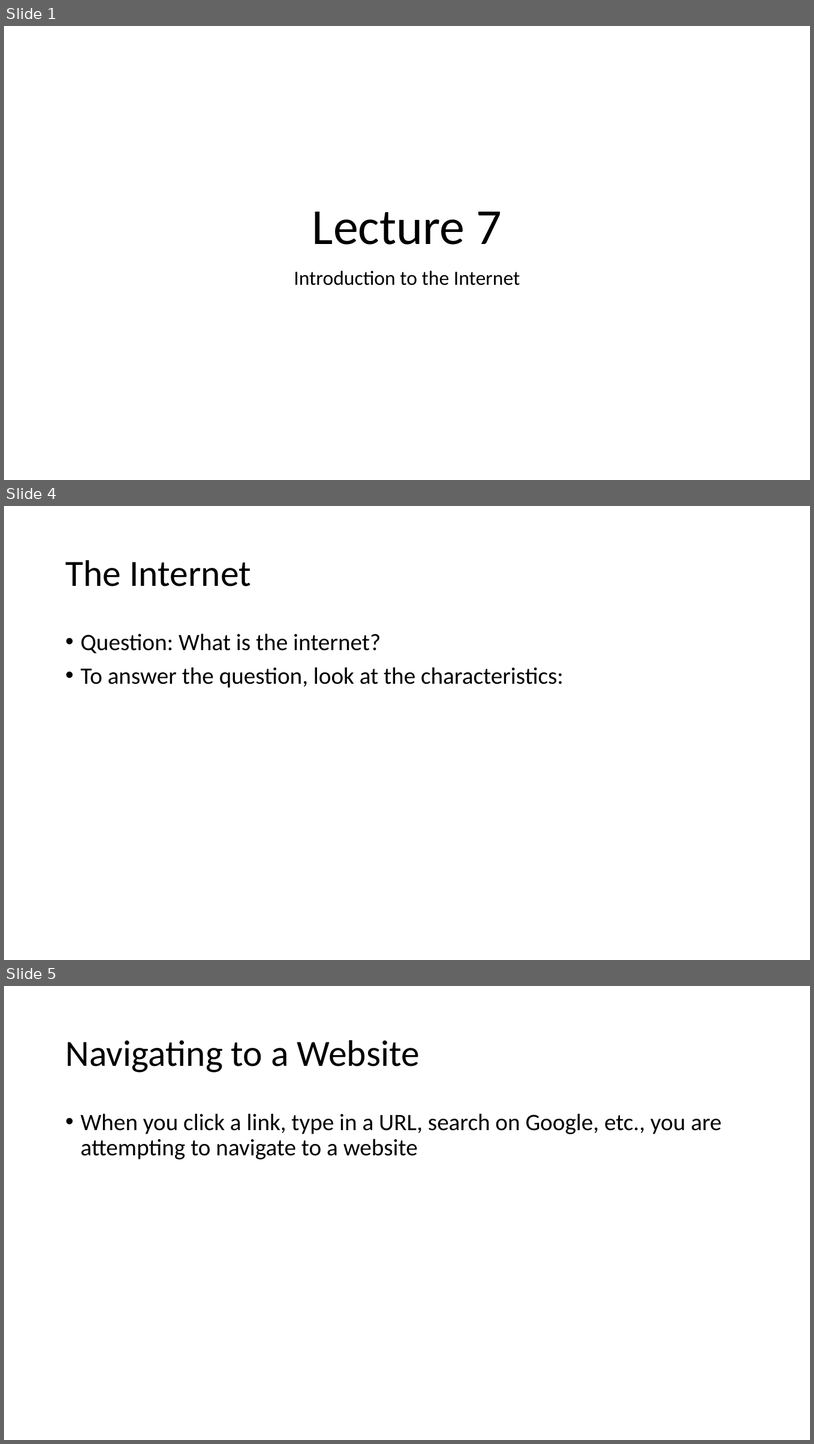
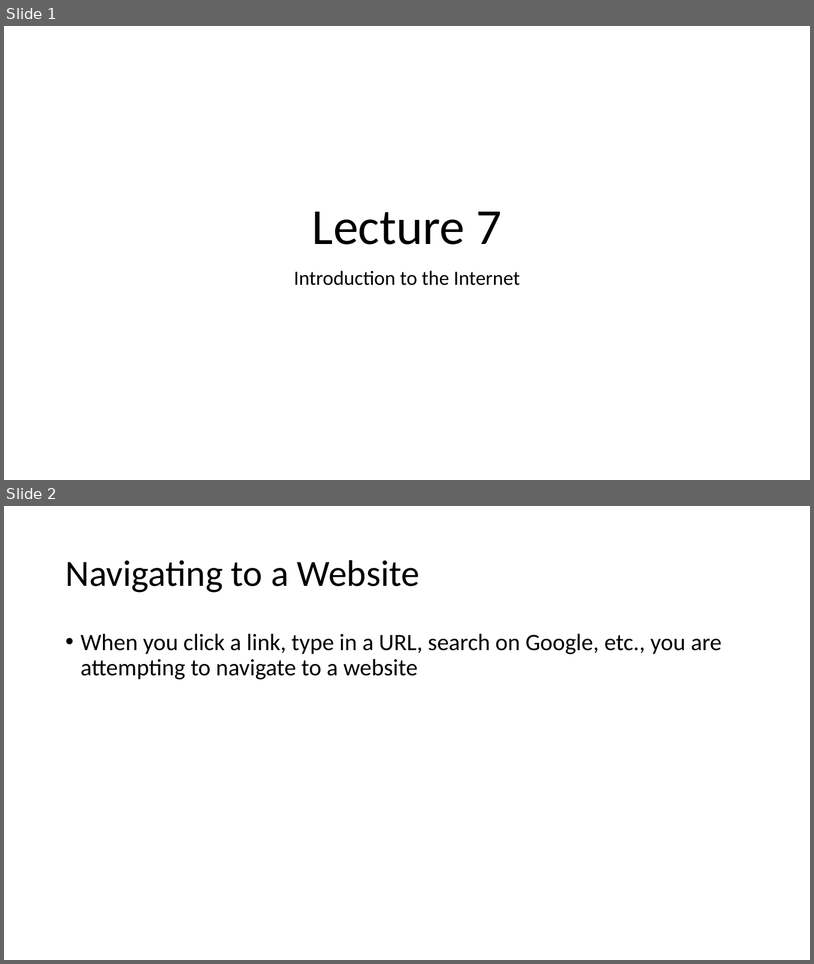
Before and after one commit to MrJoshGross/Course-Curricular-Material, a slide deck: wip/Lecture 7 - Introduction to the Internet.pptx. Shown one above the other, each under a label of ours: slides 1, 4 and 5 before the commit, slides 1 and 2 after it; the slides between them are not shown. The pictures are 814x1444 and 814x964 pixels, drawn with LibreOffice and Linux fonts; fonts in the diff are those of the drawing. Boxes give left, top, right and bottom in pixels: in the first picture for what was removed or moved away, otherwise in the second. Text is boxed around its words. In the diff, an @@ line names an element or a change of style, - is before the commit and + after.

```diff
--- a/wip/Lecture 7 - Introduction to the Internet.pptx
+++ b/wip/Lecture 7 - Introduction to the Internet.pptx
@@ slide 4 removed at (4, 506, 810, 960), background #FFFFFF @@
@@ title removed at (65, 560, 251, 586) @@
-The Internet
@@ text removed at (81, 633, 564, 688) @@
-• Question: What is the internet?
-• To answer the question, look at the characteristics:
@@ what was slide 5 is now slide 2 @@
```
Also in this commit, not shown: 5 slides changed, 6 slides added, 2 other slides removed, 1 other file.
